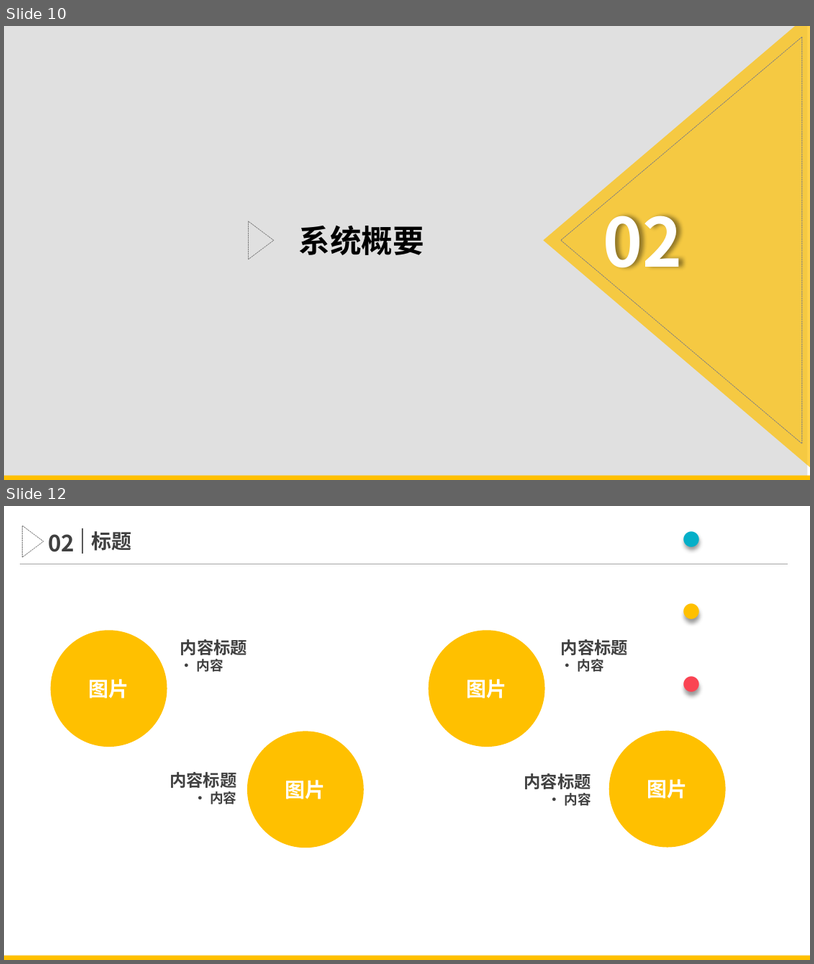
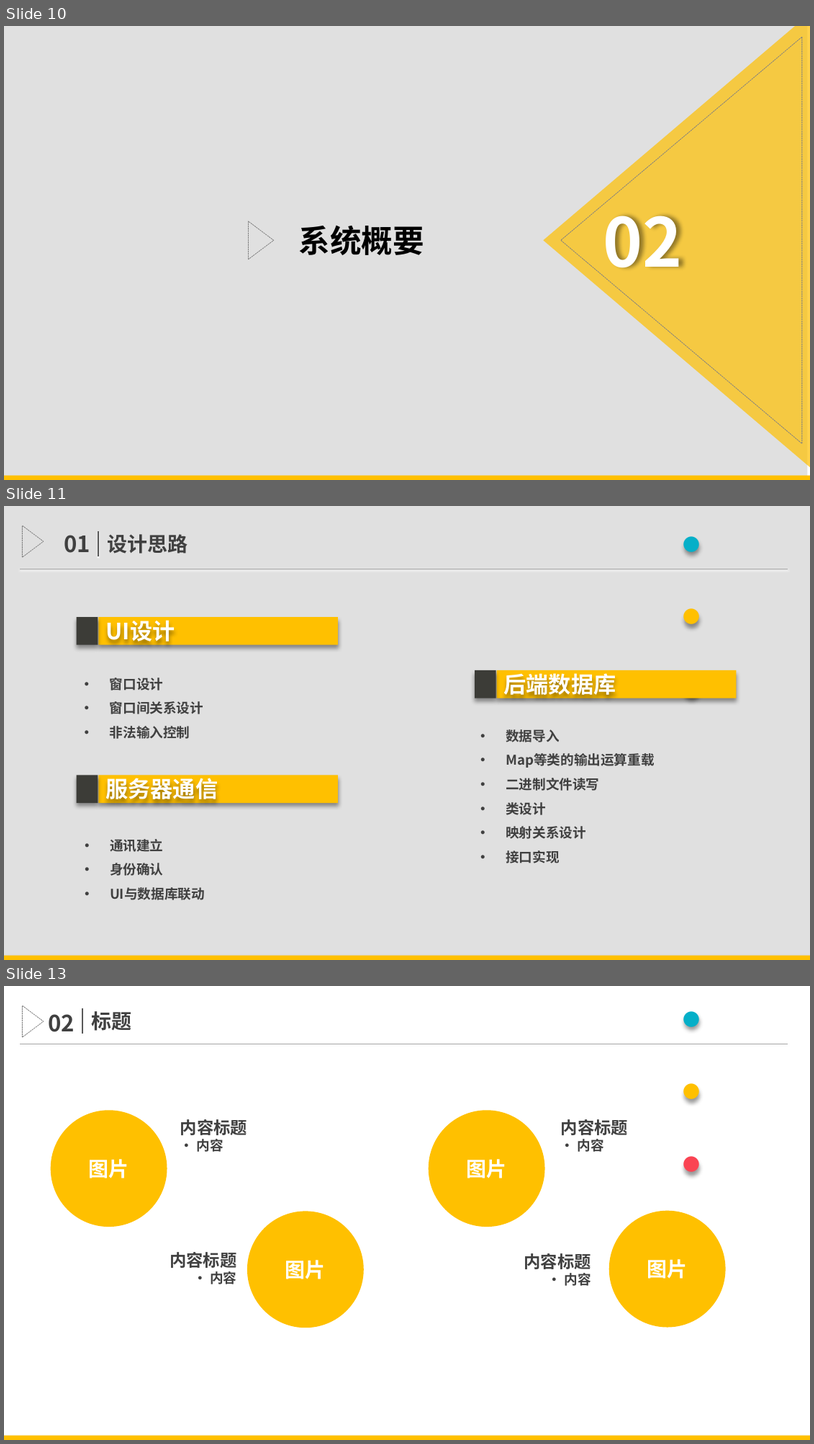
Before and after one commit to TimerChen/TrainTickets, a slide deck: Presentation/presentation.pptx. Shown one above the other, each under a label of ours: slides 10 and 12 before the commit, slides 10, 11 and 13 after it; the slides between them are not shown. The pictures are 814x964 and 814x1444 pixels, drawn with LibreOffice and Linux fonts; fonts in the diff are those of the drawing. Boxes give left, top, right and bottom in pixels: in the first picture for what was removed or moved away, otherwise in the second. Text is boxed around its words. In the diff, an @@ line names an element or a change of style, - is before the commit and + after.

```diff
--- a/Presentation/presentation.pptx
+++ b/Presentation/presentation.pptx
@@ slide 11 added at bbox=[4, 506, 810, 960], background #FFFFFF @@
@@ rectangle added at bbox=[4, 506, 810, 960], fill #000000 at 12% opacity @@
@@ flow chart merge added at bbox=[22, 525, 43, 557], outline #808080 0.5 pt dashed @@
@@ text added at bbox=[654, 506, 787, 584], 54 pt, text #05AFC8, bold @@
+· · ·
@@ text added at bbox=[64, 535, 90, 553], 20 pt, text #404040, bold @@
+01
@@ line added from (98, 556) to (98, 531), #595959 1.5 pt @@
@@ text added at bbox=[108, 534, 188, 554], 18 pt, text #404040, bold @@
+设计思路
@@ line added from (20, 569) to (788, 569), #A6A6A6 0.75 pt @@
@@ rectangle added at bbox=[77, 618, 98, 646], fill #3C3C37 @@
@@ rectangle added at bbox=[98, 618, 338, 646], fill #FFC000 @@
@@ text added at bbox=[106, 616, 175, 645], 20 pt, text #FFFFFF, bold @@
+UI设计
@@ text added at bbox=[110, 677, 204, 739], 12 pt, text #404040, bold @@
+• 窗口设计
+• 窗口间关系设计
+• 非法输入控制
@@ rectangle added at bbox=[475, 670, 496, 699], fill #3C3C37 @@
@@ rectangle added at bbox=[496, 670, 736, 699], fill #FFC000 @@
@@ text added at bbox=[504, 669, 617, 698], 20 pt, text #FFFFFF, bold @@
+后端数据库
@@ text added at bbox=[506, 729, 655, 863], 12 pt, text #404040, bold @@
+• 数据导入
+• Map等类的输出运算重载
+• 二进制文件读写
+• 类设计
+• 映射关系设计
+• 接口实现
@@ rectangle added at bbox=[77, 775, 98, 803], fill #3C3C37 @@
@@ rectangle added at bbox=[98, 775, 338, 803], fill #FFC000 @@
@@ text added at bbox=[106, 777, 218, 803], 20 pt, text #FFFFFF, bold @@
+服务器通信
@@ text added at bbox=[110, 839, 205, 900], 12 pt, text #404040, bold @@
+• 通讯建立
+• 身份确认
+• UI与数据库联动
@@ rectangle added at bbox=[4, 955, 810, 960], fill #FFC000 @@
@@ what was slide 12 is now slide 13 @@
```
Also in this commit, not shown: 1 slide changed, 1 other slide added, 1 slide removed, 10 other files.
